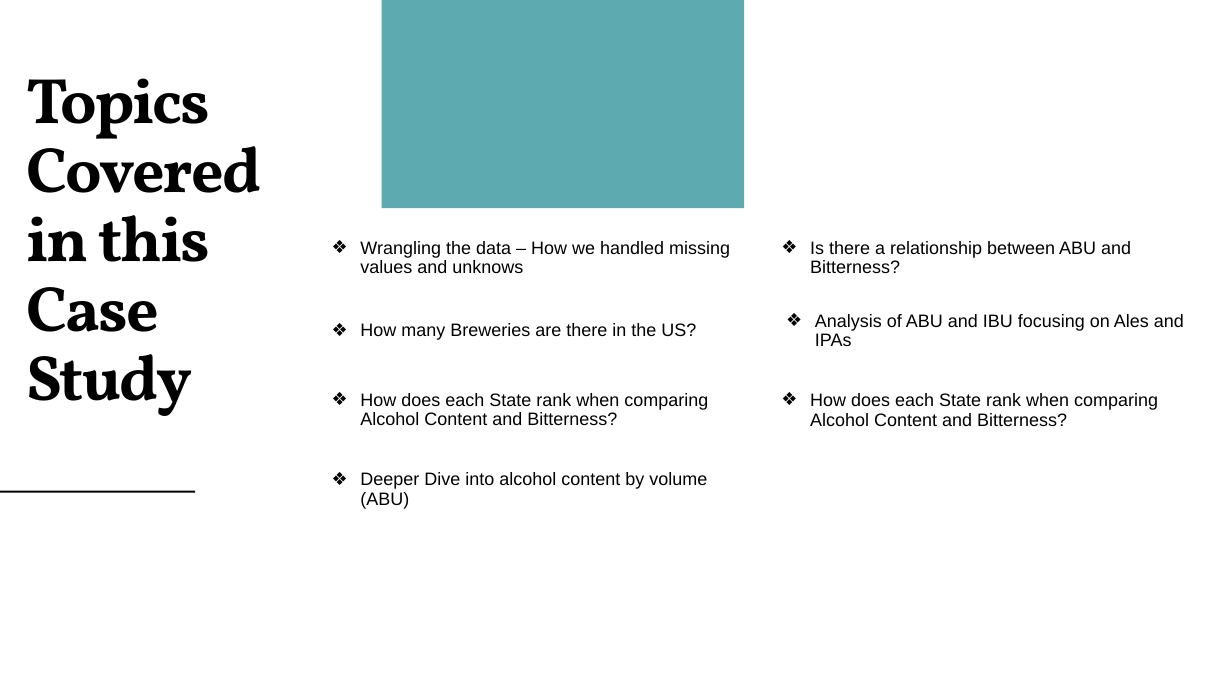
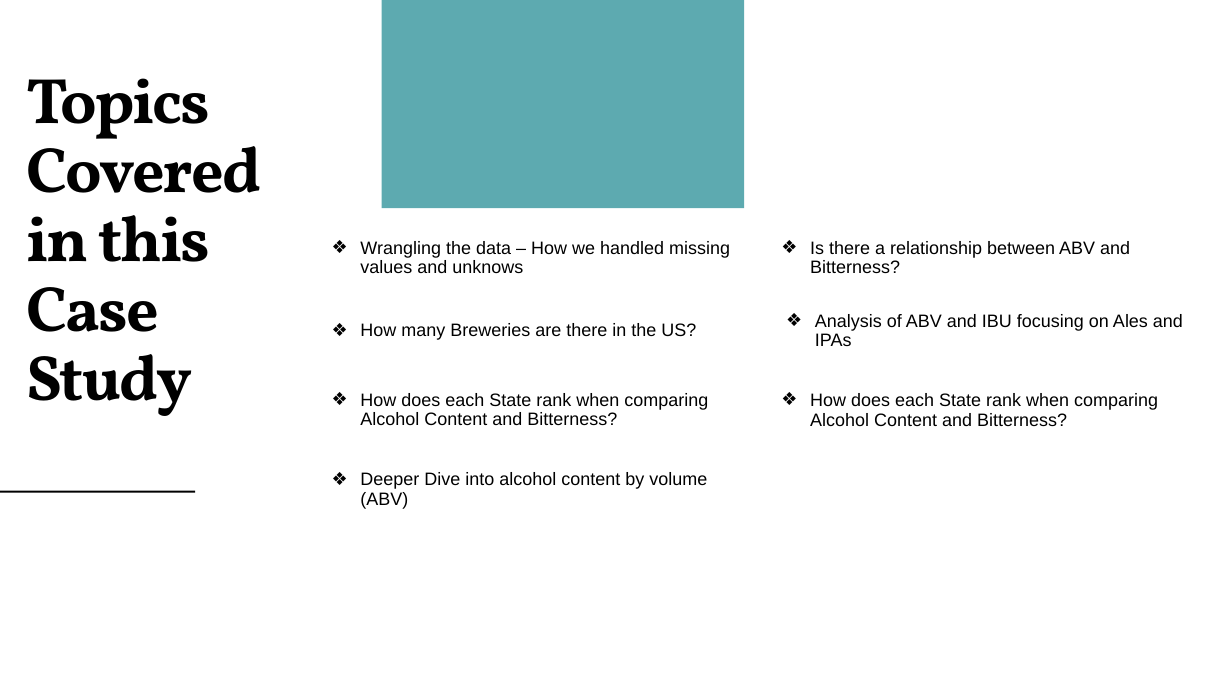
Before and after one commit to NickSager/MSDS_6306_Project1, a slide deck: slide 2 of Group4_CaseStudy1.pptx. Drawn at 1232x693 pixels with LibreOffice and Linux fonts; fonts in the diff are those of the drawing. Boxes give left, top, right and bottom in pixels: in the first picture for what was removed or moved away, otherwise in the second. Text is boxed around its words. In the diff, an @@ line names an element or a change of style, - is before the commit and + after.

```diff
--- a/Group4_CaseStudy1.pptx
+++ b/Group4_CaseStudy1.pptx
@@ text at [810,241,1130,273]: text changed @@
-❖ Is there a relationship between ABU and Bitterness?
+❖ Is there a relationship between ABV and Bitterness?
@@ text at [815,314,1183,346]: text changed @@
-❖ Analysis of ABU and IBU focusing on Ales and IPAs
+❖ Analysis of ABV and IBU focusing on Ales and IPAs
@@ text at [360,472,707,509]: text changed @@
-❖ Deeper Dive into alcohol content by volume (ABU)
+❖ Deeper Dive into alcohol content by volume (ABV)
```
Also in this commit, not shown: 1 other slide changed.
